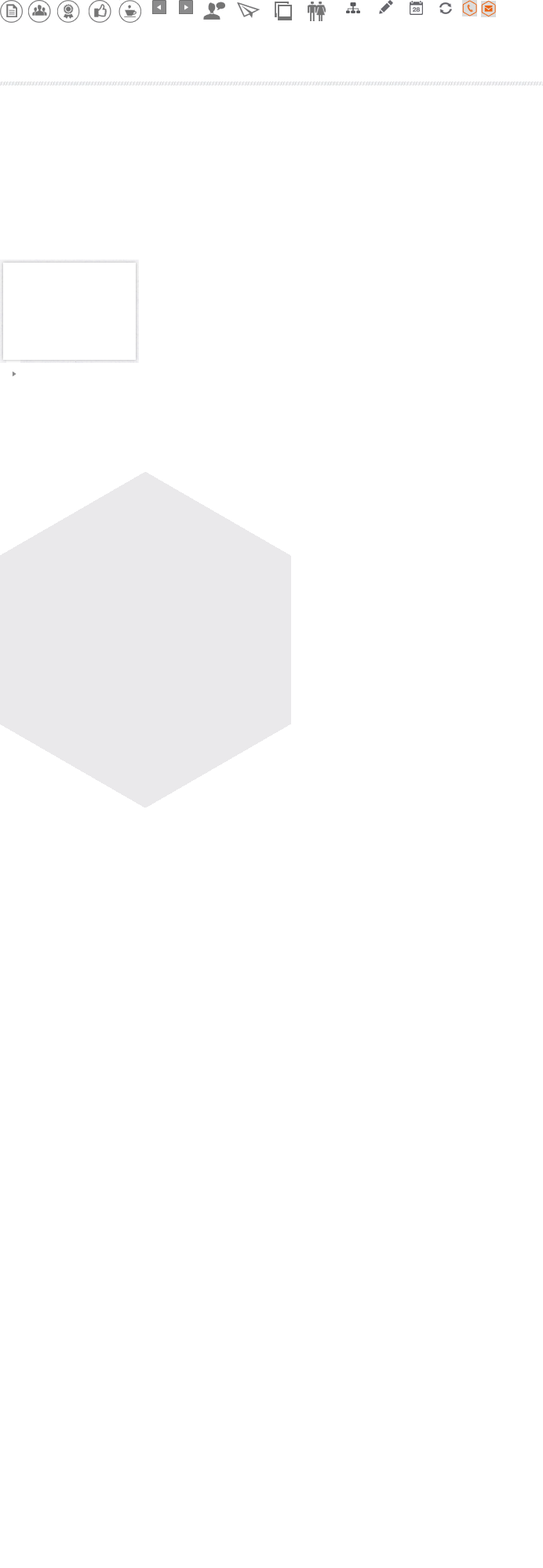
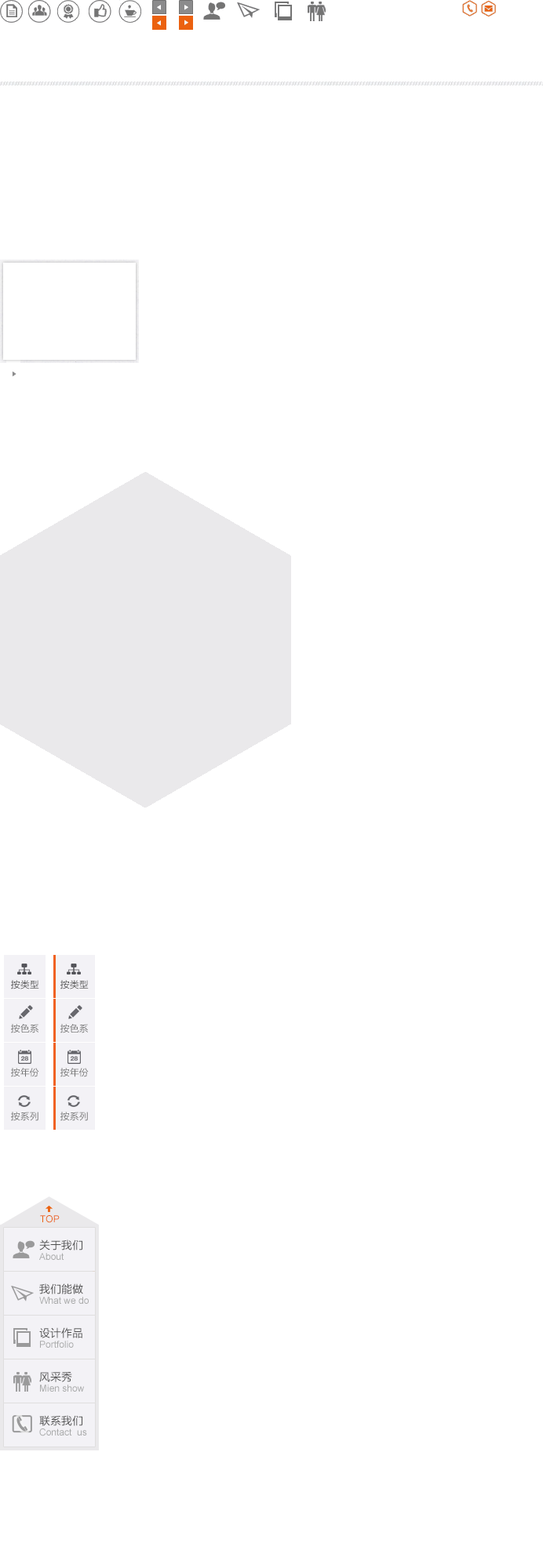
Two versions of the same layered image (543px x 1568px). Layer-by-layer changes:
added layer "图层 18 副本" above "图层 18" over [152, 15, 193, 30]
added layer "图层 18" above "图层 17 副本 3" over [152, 16, 166, 30]
added layer "图层 17 副本 3" above "图层 17 副本 2" over [53, 1086, 56, 1130]
added layer "图层 17 副本 2" above "图层 17 副本" over [53, 1042, 56, 1086]
added layer "图层 17 副本" above "图层 17" over [53, 998, 56, 1042]
added layer "图层 17" above "图层 12" over [53, 954, 56, 999]
added layer "图层 16" above "图层 15" over [0, 1196, 99, 1451]
added layer "图层 15" above "图层 4" over [3, 954, 95, 1130]
painted on "图层 4" over [1, 0, 496, 22]
